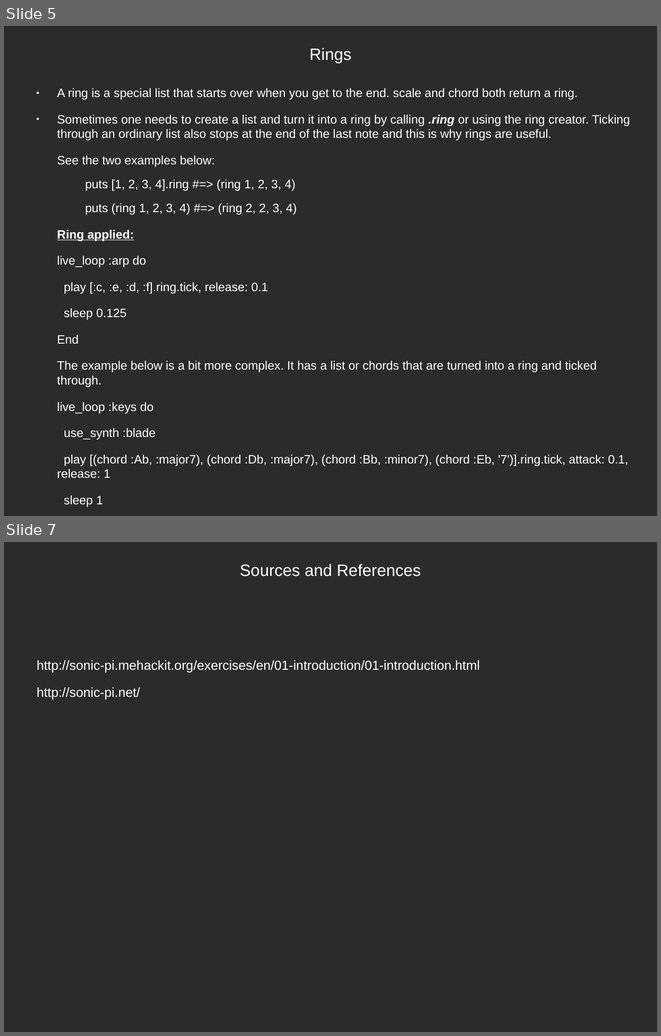
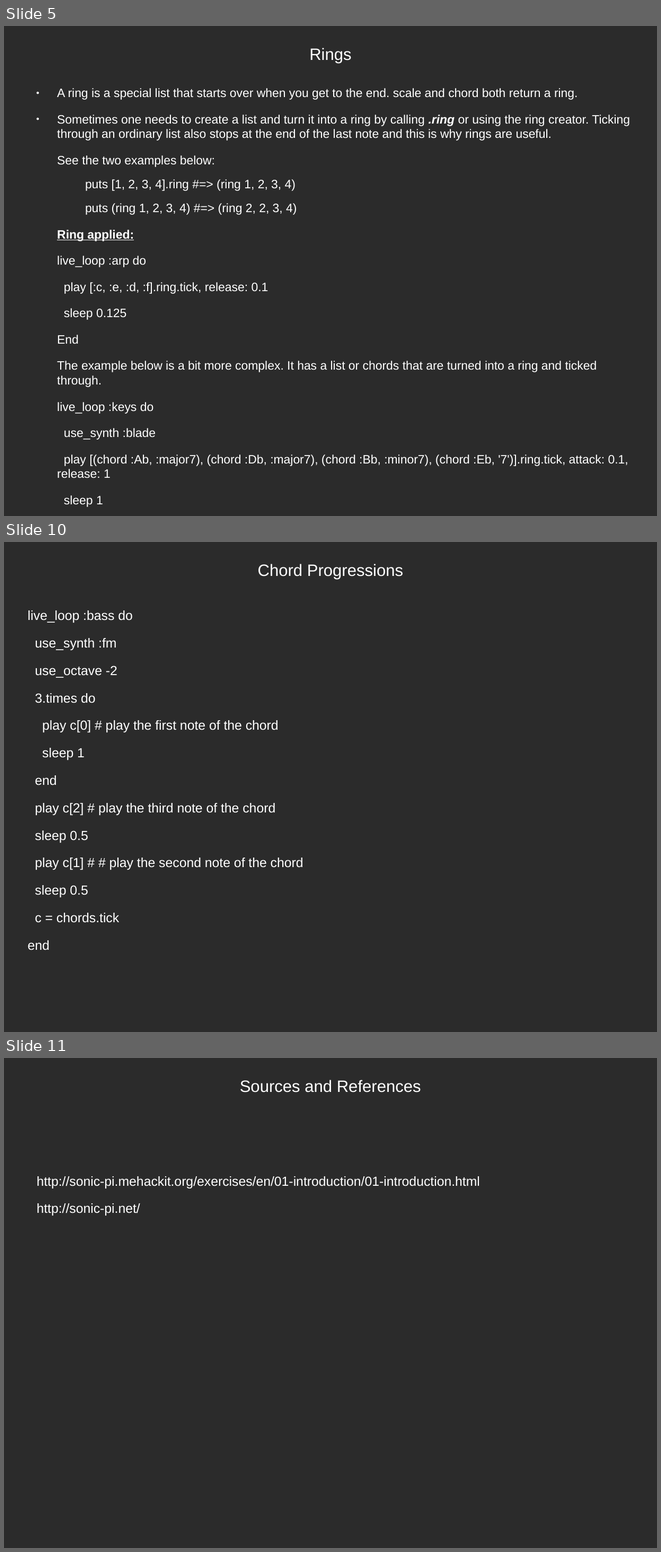
Before and after one commit to tunapanda/Sonic-Pi, a slide deck: Part_one/Generating a sound.odp. Shown one above the other, each under a label of ours: slides 5 and 7 before the commit, slides 5, 10 and 11 after it; the slides between them are not shown. The pictures are 661x1036 and 661x1552 pixels, drawn with LibreOffice and Linux fonts; fonts in the diff are those of the drawing; background and template pictures are left out; a plain dark background stands for a picture behind light text. Boxes give left, top, right and bottom in pixels: in the first picture for what was removed or moved away, otherwise in the second. Text is boxed around its words. In the diff, an @@ line names an element or a change of style, - is before the commit and + after.

```diff
--- a/Part_one/Generating a sound.odp
+++ b/Part_one/Generating a sound.odp
@@ slide 10 added at [4,542,657,1032], background picture (left out) @@
@@ title added at [258,564,403,579], 20 pt, text #FFFFFF @@
+Chord Progressions
@@ text added at [28,610,303,950], 16 pt, text #FFFFFF @@
+live_loop :bass do
+use_synth :fm
+use_octave -2
+3.times do
+play c[0] # play the first note of the chord
+sleep 1
+end
+play c[2] # play the third note of the chord
+sleep 0.5
+play c[1] # # play the second note of the chord
+sleep 0.5
+c = chords.tick
+end
@@ what was slide 7 is now slide 11 @@
```
Also in this commit, not shown: 1 slide changed, 4 other slides added, 1 slide removed, 14 other files.
